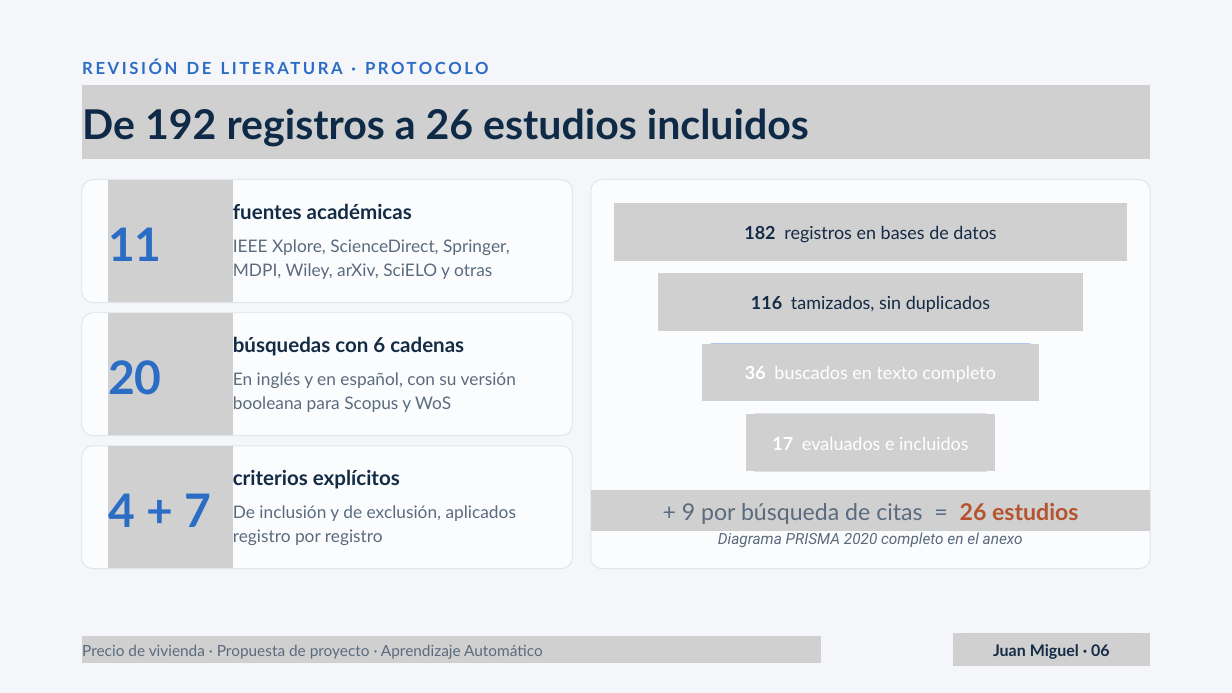
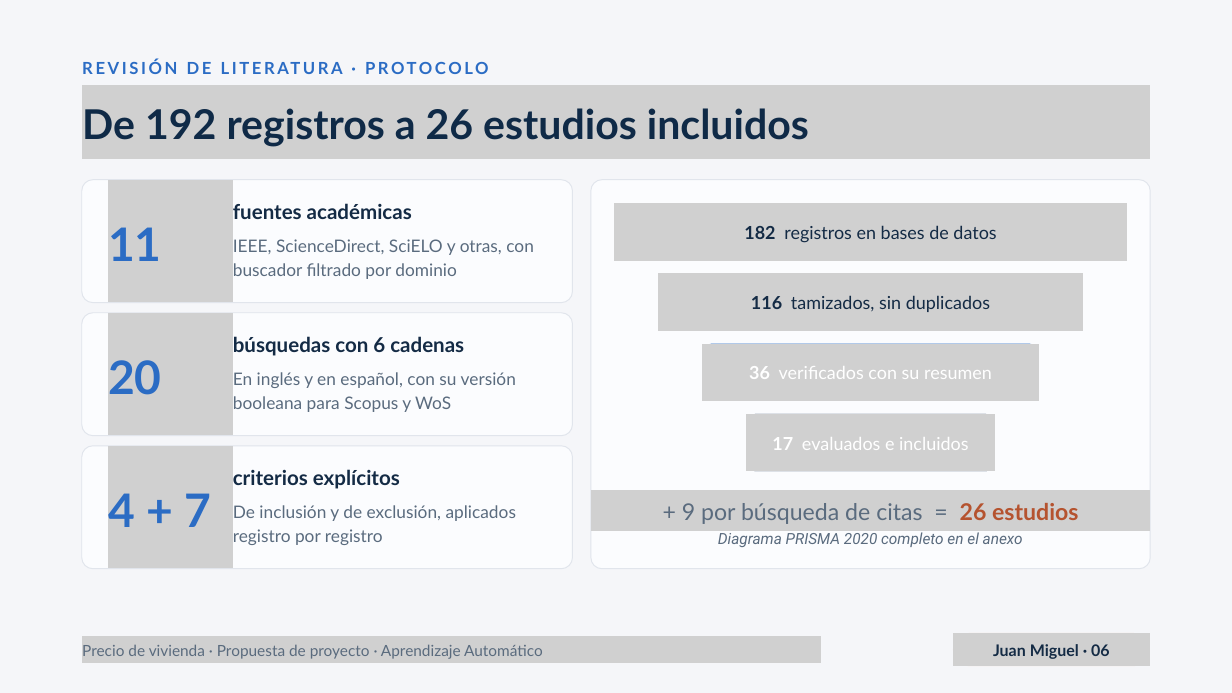
Before and after one commit to Juanm0331123/ml-precio-vivienda, a slide deck: slide 6 of docs/entregable_1/Propuesta_ML_Precio_Vivienda.pptx. Drawn at 1232x693 pixels with LibreOffice and Linux fonts; fonts in the diff are those of the drawing; grey boxes stand for pictures. Boxes give left, top, right and bottom in pixels: in the first picture for what was removed or moved away, otherwise in the second. Text is boxed around its words. In the diff, an @@ line names an element or a change of style, - is before the commit and + after.

```diff
--- a/docs/entregable_1/Propuesta_ML_Precio_Vivienda.pptx
+++ b/docs/entregable_1/Propuesta_ML_Precio_Vivienda.pptx
@@ text at [233,239,534,279]: text changed @@
-IEEE Xplore, ScienceDirect, Springer, MDPI, Wiley, arXiv, SciELO y otras
+IEEE, ScienceDirect, SciELO y otras, con buscador filtrado por dominio
@@ text at [749,366,992,379]: text changed @@
-36 buscados en texto completo
+36 verificados con su resumen
```
Also in this commit, not shown: 1 other file.
